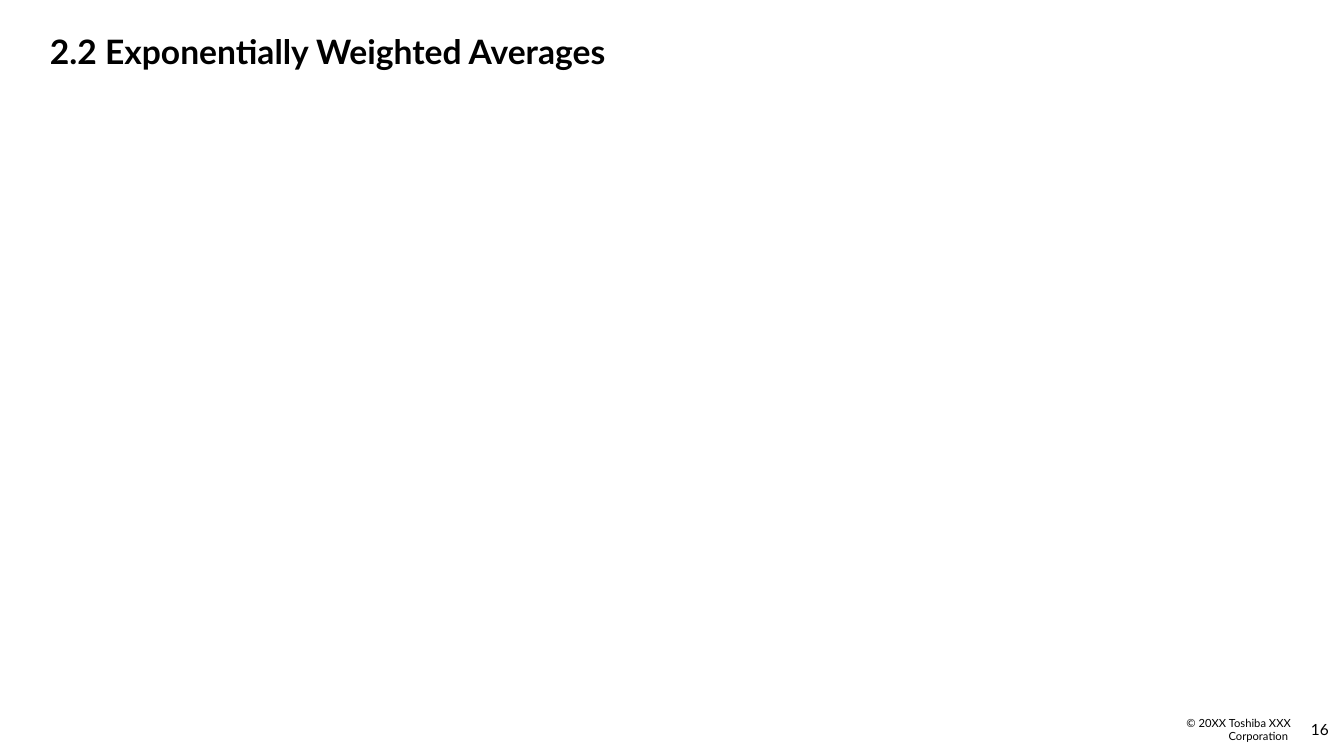
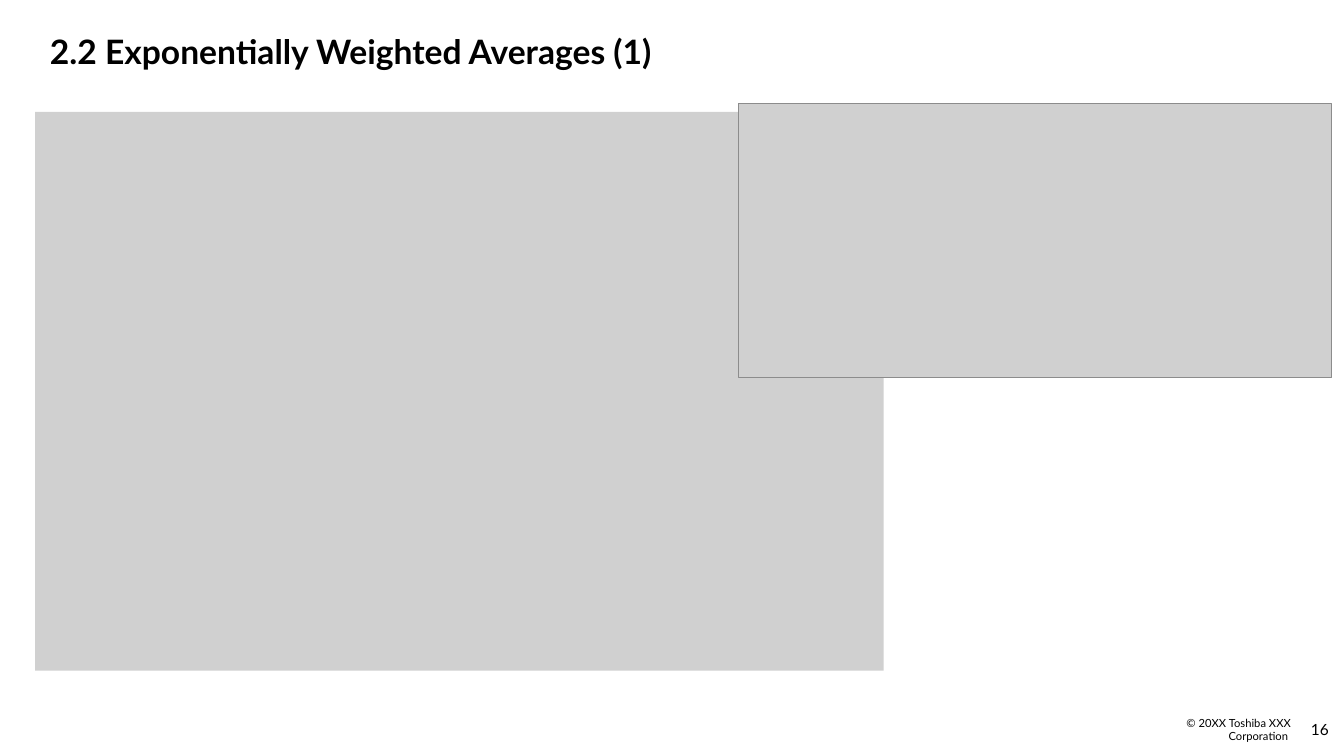
Before and after one commit to Doan-Nguyen/Coursera, a slide deck: slide 17 of Improving Deep Neural Network - Report - Course 2.pptx. Drawn at 1344x756 pixels with LibreOffice and Linux fonts; fonts in the diff are those of the drawing; grey boxes stand for pictures; background and template pictures are left out. Boxes give left, top, right and bottom in pixels: in the first picture for what was removed or moved away, otherwise in the second. Text is boxed around its words. In the diff, an @@ line names an element or a change of style, - is before the commit and + after.

```diff
--- a/Improving Deep Neural Network - Report - Course 2.pptx
+++ b/Improving Deep Neural Network - Report - Course 2.pptx
@@ title at [50,38,651,70]: text changed @@
-2.2 Exponentially Weighted Averages
+2.2 Exponentially Weighted Averages (1)
@@ picture added at [35,112,884,670] @@
@@ picture added at [739,104,1332,378] @@
```
Also in this commit, not shown: 7 other slides changed, 8 slides added, 1 slide removed.
